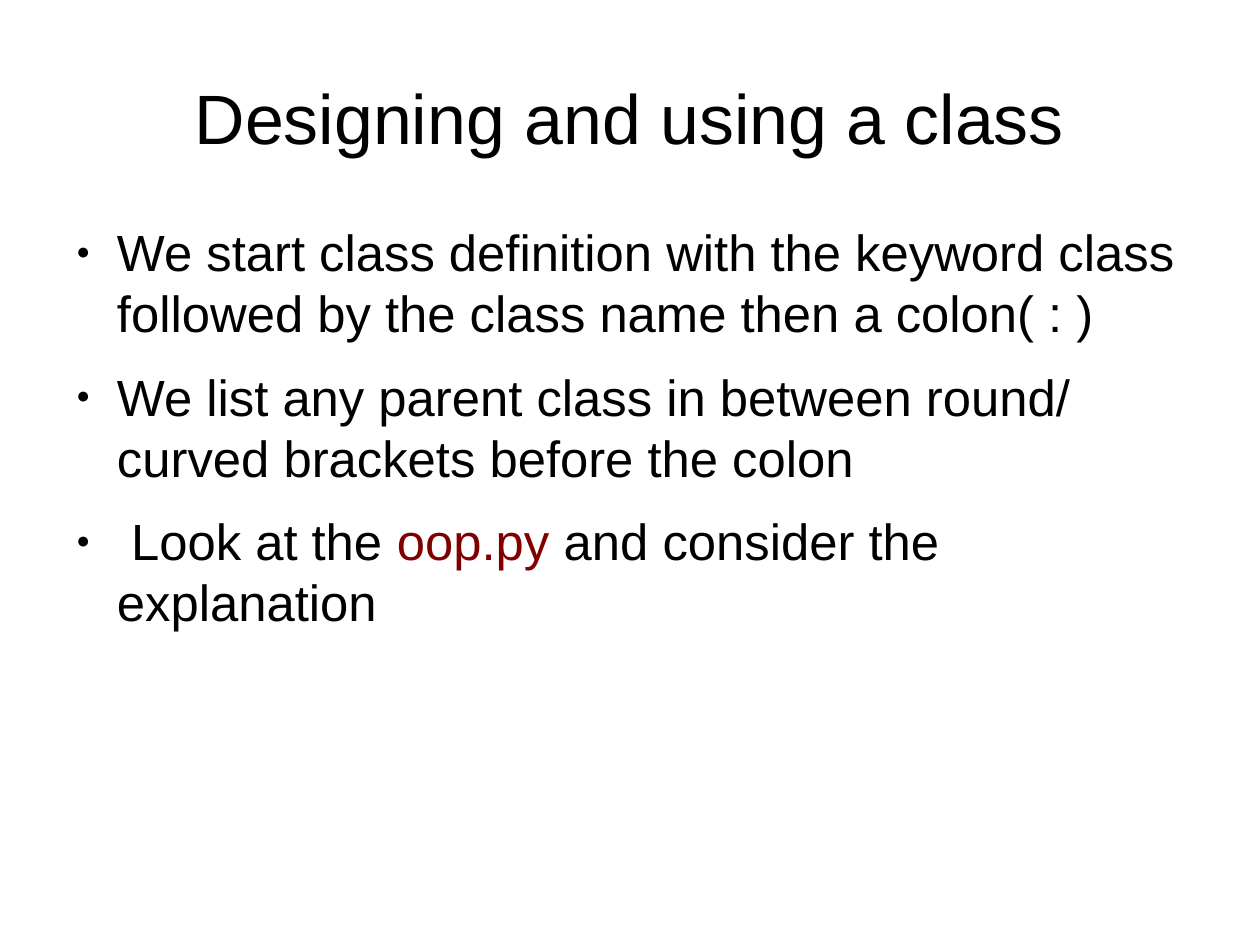
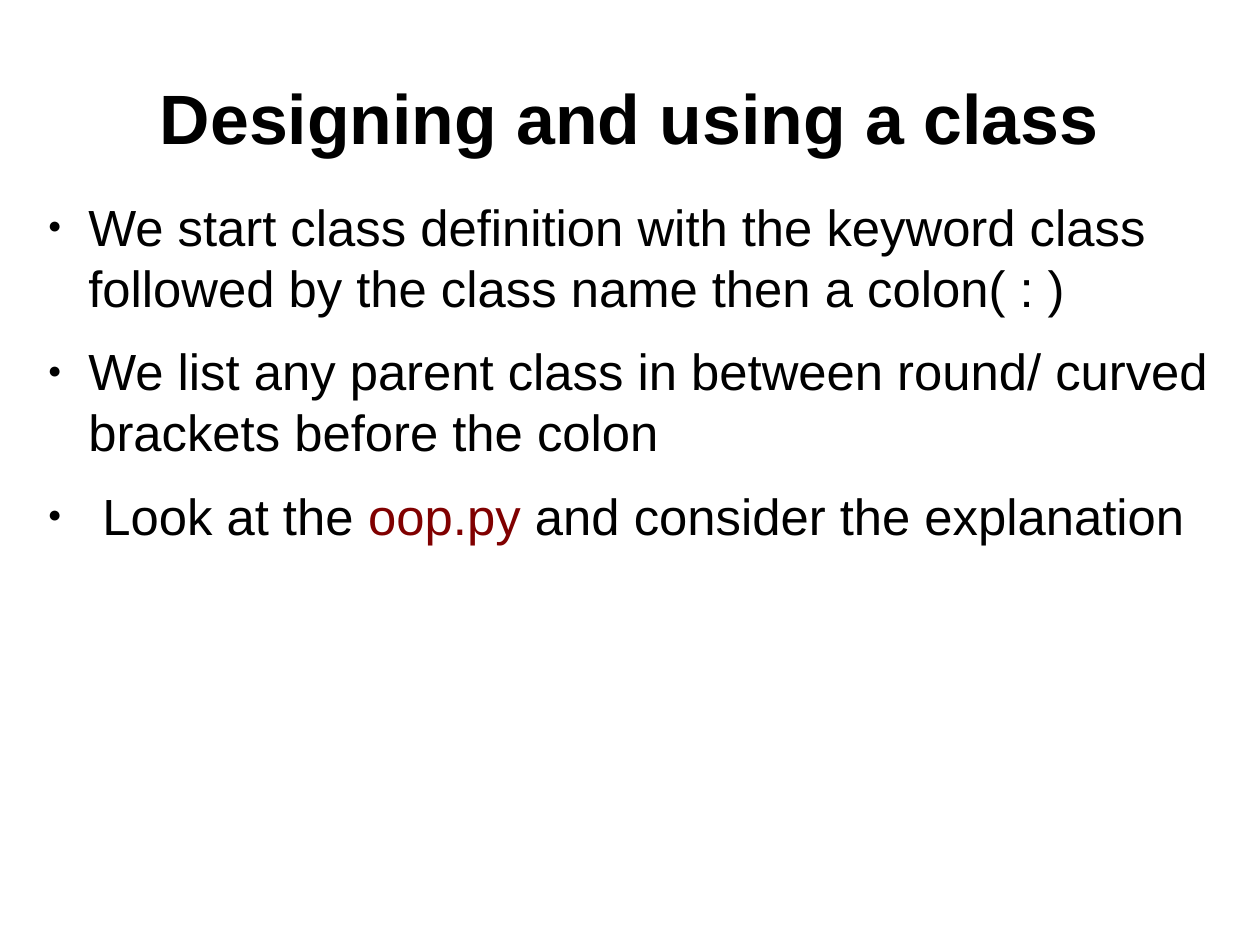
Before and after one commit to Austin0077/mmu_PythonBootcamp, a slide deck: slide 6 of notes/oop_python.odp. Drawn at 1260x945 pixels with LibreOffice and Linux fonts; fonts in the diff are those of the drawing. Boxes give left, top, right and bottom in pixels: in the first picture for what was removed or moved away, otherwise in the second. Text is boxed around its words. In the diff, an @@ line names an element or a change of style, - is before the commit and + after.

```diff
--- a/notes/oop_python.odp
+++ b/notes/oop_python.odp
@@ title "Designing and using a class" at (160, 93, 1098, 157): bold on @@
@@ text "We start class definition with ..." rewrapped from (117, 234, 1174, 632) to (88, 209, 1207, 545) @@
```
Also in this commit, not shown: 1 other slide changed, 4 slides added, 1 slide removed, 2 other files.
